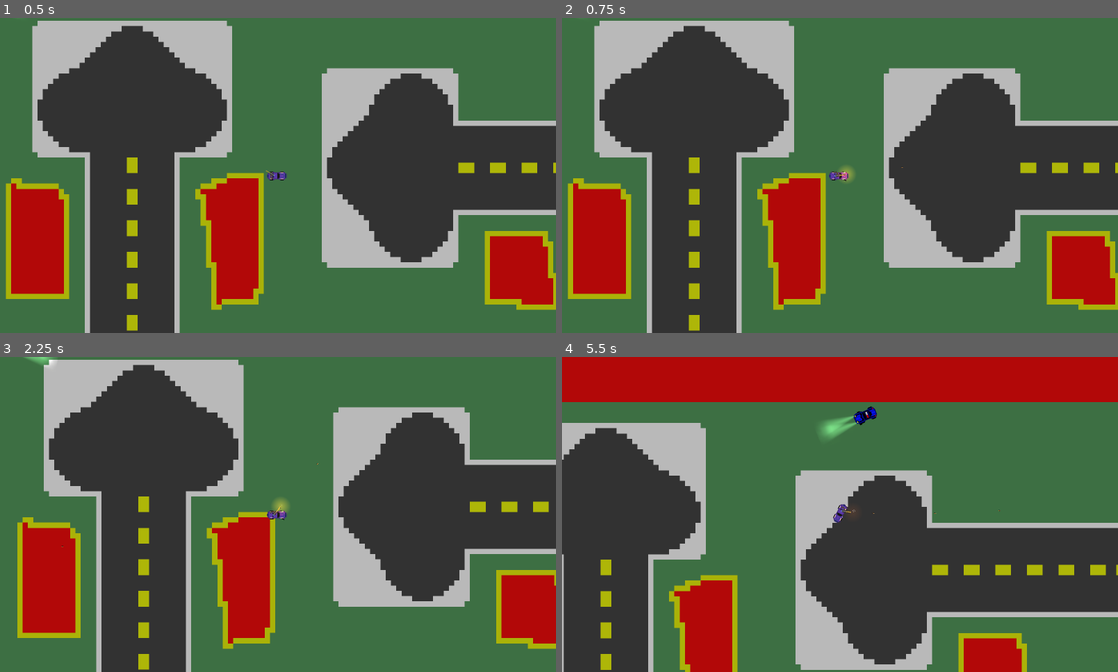
Above: before the commit, frames 1-4 (two rows, left to right).
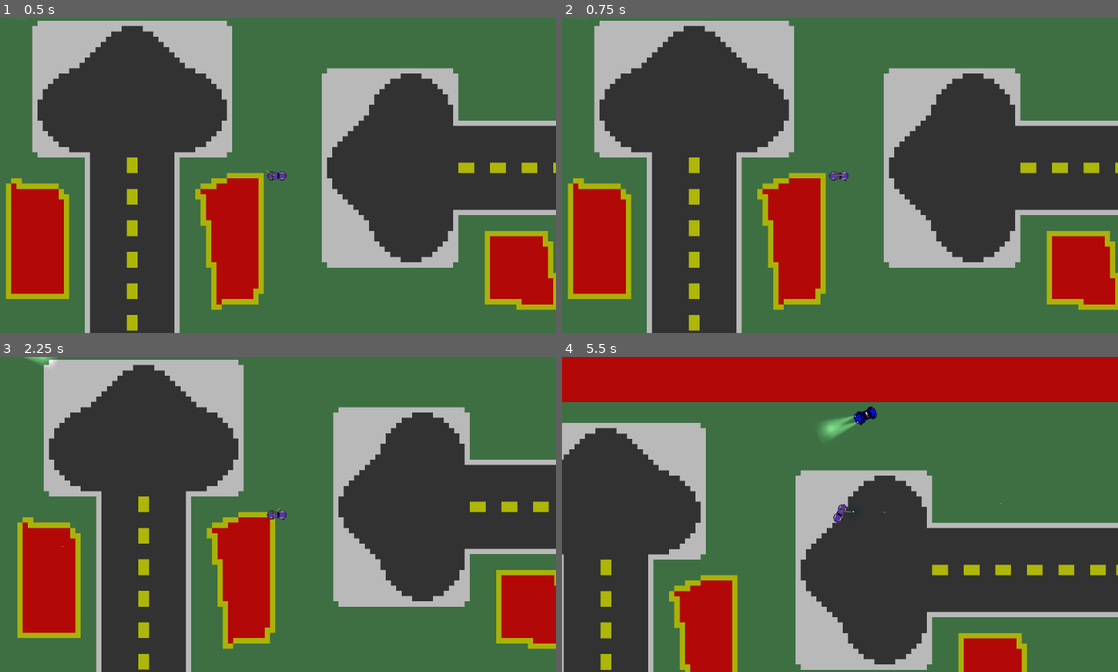
Above: after the commit, the same moments.

Repository: lionidasgerasimatos/Route-E40
Game: Godot game, scene res://Scene/world.tscn
Two runs of this game, one before a commit and one after it. Both use one fixed random seed, a clock stepped at 60 frames per second and the inputs below.
Inputs (mouse positions are in pixels of both pictures, inside the frame that each line leads up to):
- Up to frame 1 (0.5 s): no input
- Up to frame 2 (0.75 s): tap Enter at 0.5 s; move the mouse to (962, 159) at 0.52 s; press the mouse at (962, 159) at 0.53 s; hold D (right) from 0.53 s (still down)
- Up to frame 3 (2.25 s): move the mouse to (166, 530) at 1.27 s; release D (right) at 1.28 s; release the mouse at (166, 530) at 1.28 s; hold S (down) 1.28-2.03 s; tap Space (handbreak) at 1.35, 2 s; click (166, 530) at 1.55 s; move the mouse to (333, 445) at 2.02 s; press the mouse at (333, 445) at 2.03 s; hold D (right) from 2.03 s (still down)
- Up to frame 4 (5.5 s): move the mouse to (812, 577) at 2.77 s; release D (right) at 2.78 s; release the mouse at (812, 577) at 2.78 s; hold W (up) 2.78-3.53 s; click (812, 577) at 2.85 s; move the mouse to (1006, 561) at 3.52 s; hold Space (handbreak) 3.53-4.28 s; hold A (left) 3.53-5.03 s; click (1006, 561) at 3.8 s; move the mouse to (673, 467) at 4.27 s; click (673, 467) at 4.35 s; move the mouse to (867, 514) at 5.02 s; press the mouse at (867, 514) at 5.03 s; hold S (down) from 5.03 s (still down)

Frame 1 is identical in both runs. In frame 2, 0.1% of the frame differs, in the area x 49-62%, y 47-53%; in frame 3, 0.1%, in the area x 11-58%, y 33-61%; in frame 4, less than 0.1%.

Commit message:
Fix Gun animation when spining

Diff:
--- a/scripts/gun.gd
+++ b/scripts/gun.gd
@@ -10,7 +10,7 @@
 var light_timer :=0.0
 var light_duration := 0.1  # How long the light should stay visible (in seconds)
 
-
+var catch : bool
 
 
 func _ready():
@@ -18,34 +18,59 @@
 	pass
 
 
-func _process(delta: float) -> void:
-	look_at(get_global_mouse_position()) # Following the mouse with in-build godot function
+
+func _physics_process(delta: float) -> void:
+
+	# The gun should not be able to shoot at front
+
+	var parent_anlge :float = get_parent().rotation_degrees
+	var self_angle :float = global_rotation_degrees
+
+	var relative_angle_p :float = parent_anlge+ 90
+	var relative_angle_n :float = parent_anlge- 90
 
 
-	#Lighting Particles Animation
-	if light_timer > 0 :   #While the timer is active the muzzle flash happens
-		light_timer -= delta
-		muzzle_flash.visible =true
-		muzzle_flash.energy = lerp(2.0,0.0,1.0 - (light_timer/ light_duration)) # dynamic on and off
-		$CPUParticles2D.emitting =true #For the cannon smoke
-		gun_animation.play("shooting")
-	else :
-		muzzle_flash.visible =false
-		$CPUParticles2D.emitting =false
-		gun_animation.play("idle")
+	if  self_angle > relative_angle_p or self_angle < relative_angle_n : # If the gun is upside down
+
+		look_at(get_global_mouse_position()) # Following the mouse with in-build godot function
+		catch =true
 
 	#Shooting
-	if Input.is_action_pressed("leftMshoot") and shooting_time.is_stopped():
-		var bullet = bullet_scene.instantiate()
-		bullet.global_position = barrel_pos.global_position
-		get_tree().get_current_scene().add_child(bullet) #Must add as a child otherwise it wont work at spawn
-		bullet.direction = (get_global_mouse_position()-global_position).normalized() # The .normalized is because godot coordinates are flipped -1 is 1 and reverse
-		$shooting_time.start() #begin the Fire Rate
+		if Input.is_action_pressed("leftMshoot") and shooting_time.is_stopped() and catch:
+			var bullet = bullet_scene.instantiate()
+			bullet.global_position = barrel_pos.global_position
+			get_tree().get_current_scene().add_child(bullet) #Must add as a child otherwise it wont work at spawn
+			bullet.direction = (get_global_mouse_position()-global_position).normalized() # The .normalized is because godot coordinates are flipped -1 is 1 and reverse
+			$shooting_time.start() #begin the Fire Rate
 
 
 
 
-		$barrel_light.visible =true
-		light_timer = light_duration
-		muzzle_flash.energy = 2.0  # Start muzzle flash with strong light
-		muzzle_flash.visible = true #Turn on the flash
+			$barrel_light.visible =true
+			light_timer = light_duration
+			muzzle_flash.energy = 2.0  # Start muzzle flash with strong light
+			muzzle_flash.visible = true #Turn on the flash
+
+		else:
+			$barrel_light.visible =false
+
+
+
+
+		#Lighting Particles Animation
+		if light_timer > 0  :   #While the timer is active the muzzle flash happens
+			light_timer -= delta
+			muzzle_flash.visible =true
+			muzzle_flash.energy = lerp(2.0,0.0,1.0 - (light_timer/ light_duration)) # dynamic on and off
+			$CPUParticles2D.emitting =true #For the cannon smoke
+			gun_animation.play("shooting") #Play the shooting animation
+		else :
+			muzzle_flash.visible =false
+			$CPUParticles2D.emitting =false
+			gun_animation.play("idle")
+
+	else :
+		look_at(get_global_mouse_position())
+		muzzle_flash.visible =false
+		$CPUParticles2D.emitting =false
+		gun_animation.play("idle")
